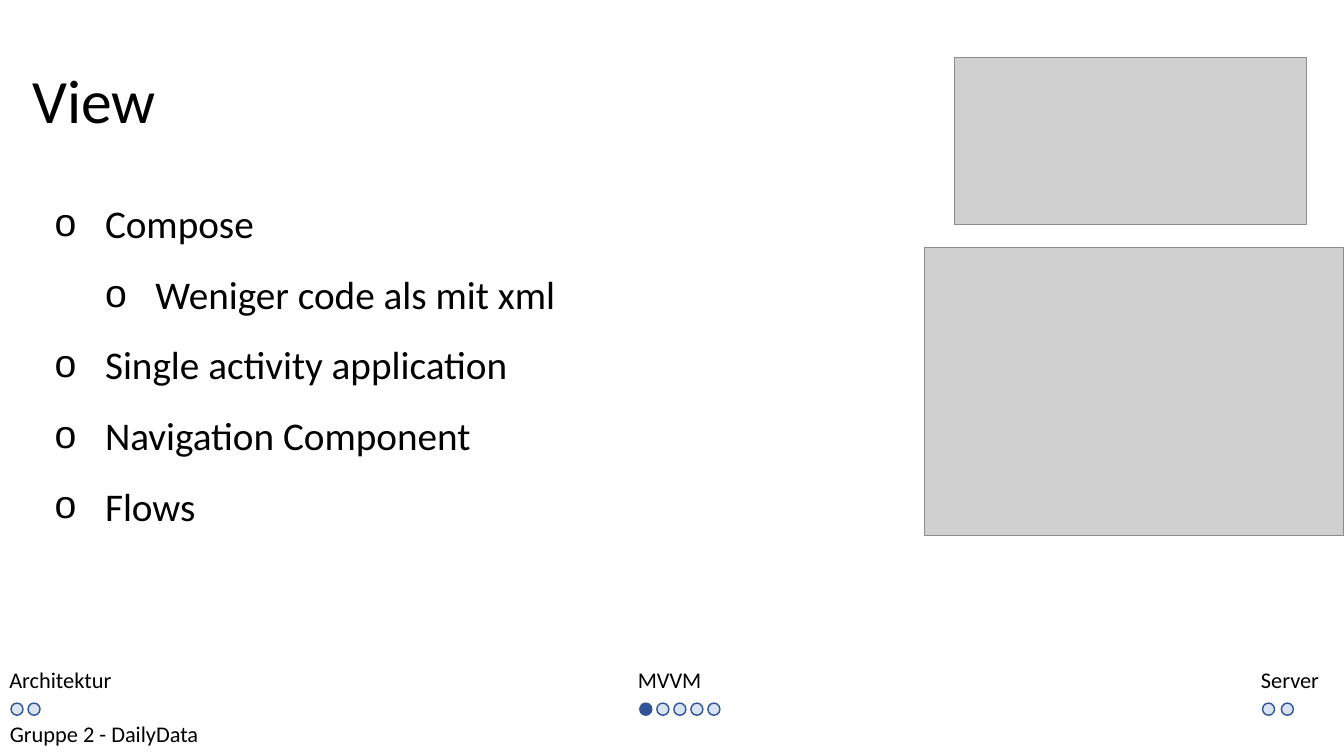
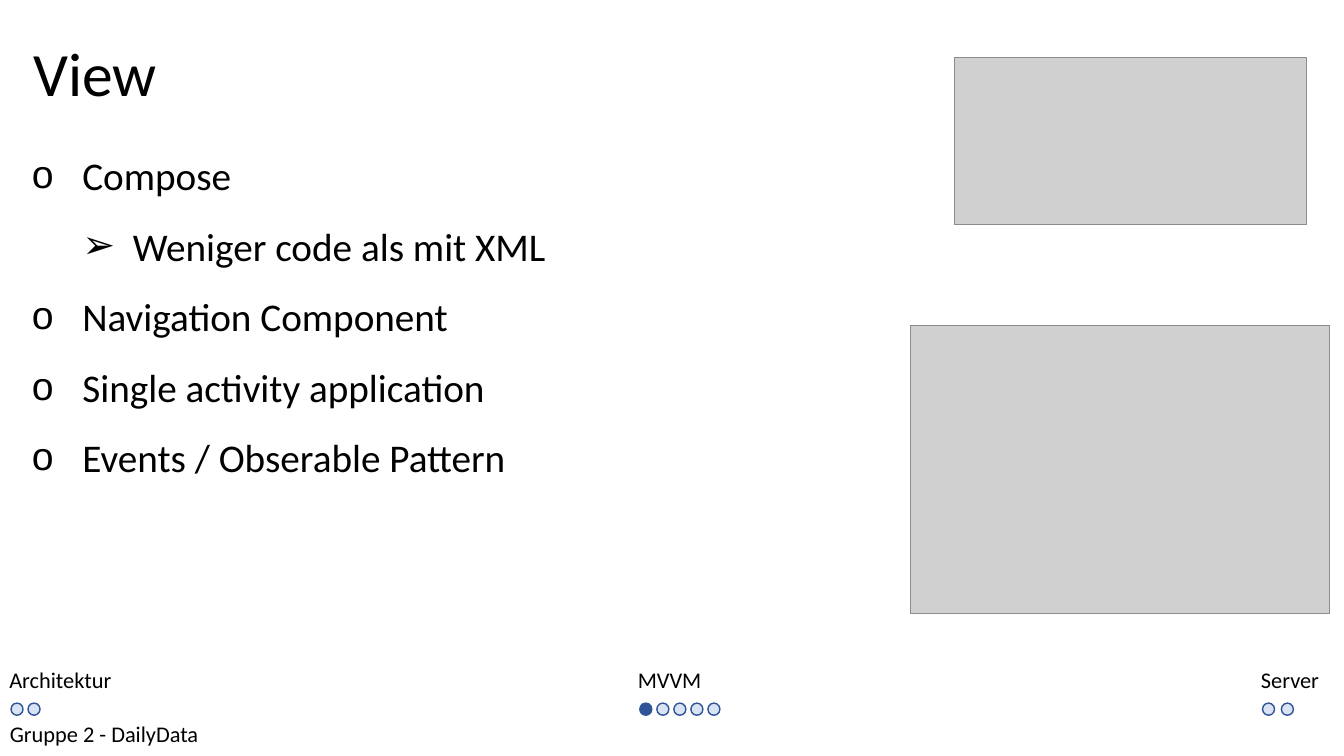
Before and after one commit to kittyahy/PSEAppGruppe2, a slide deck: slide 4 of Praesentationen/02-Entwurfsphase/Entwurf Präsentation.pptx. Drawn at 1344x756 pixels with LibreOffice and Linux fonts; fonts in the diff are those of the drawing; grey boxes stand for pictures. Boxes give left, top, right and bottom in pixels: in the first picture for what was removed or moved away, otherwise in the second. Text is boxed around its words. In the diff, an @@ line names an element or a change of style, - is before the commit and + after.

```diff
--- a/Praesentationen/02-Entwurfsphase/Entwurf Präsentation.pptx
+++ b/Praesentationen/02-Entwurfsphase/Entwurf Präsentation.pptx
@@ text "View": place and size @@
-text "View" at box(32, 80, 155, 124)
+text "View" at box(33, 53, 156, 97)
@@ text "Compose": place and size @@
-text "Compose" at box(105, 212, 555, 522)
+text "Compose" at box(82, 164, 545, 473)
@@ text at box(82, 233, 545, 338): text changed @@
-  o Weniger code als mit xml
+  ➢ Weniger code als mit XML
+o Navigation Component
@@ picture: place and size @@
-picture at box(925, 248, 1344, 536)
+picture at box(910, 326, 1330, 614)
@@ text at box(82, 444, 505, 473): text changed @@
-o Navigation Component
-o Flows
+o Events / Obserable Pattern
```
Also in this commit, not shown: 10 other slides changed.
